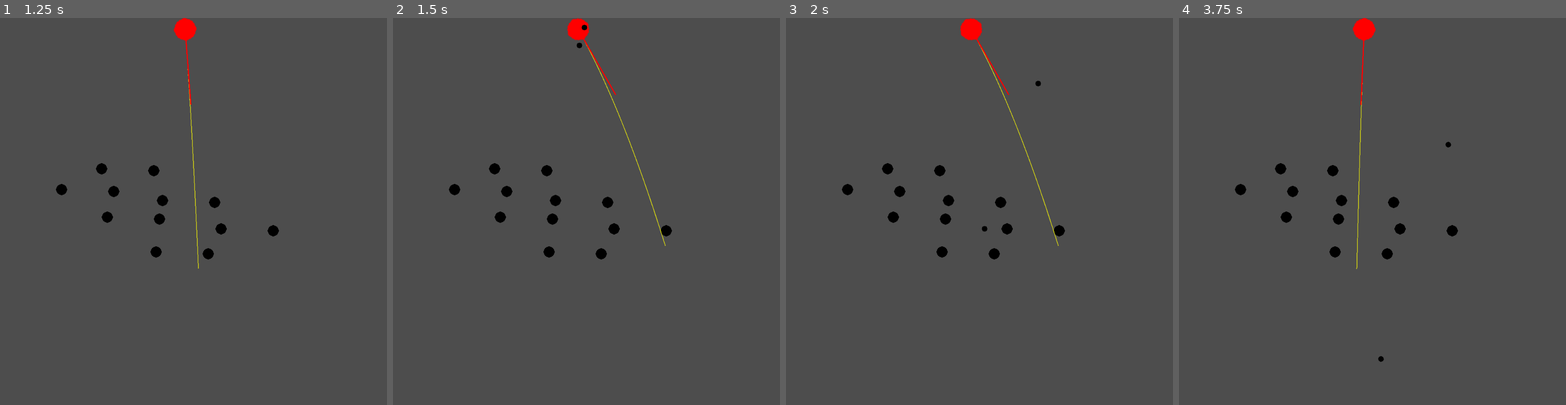
Above: before the commit, frames 1-4 (left to right).
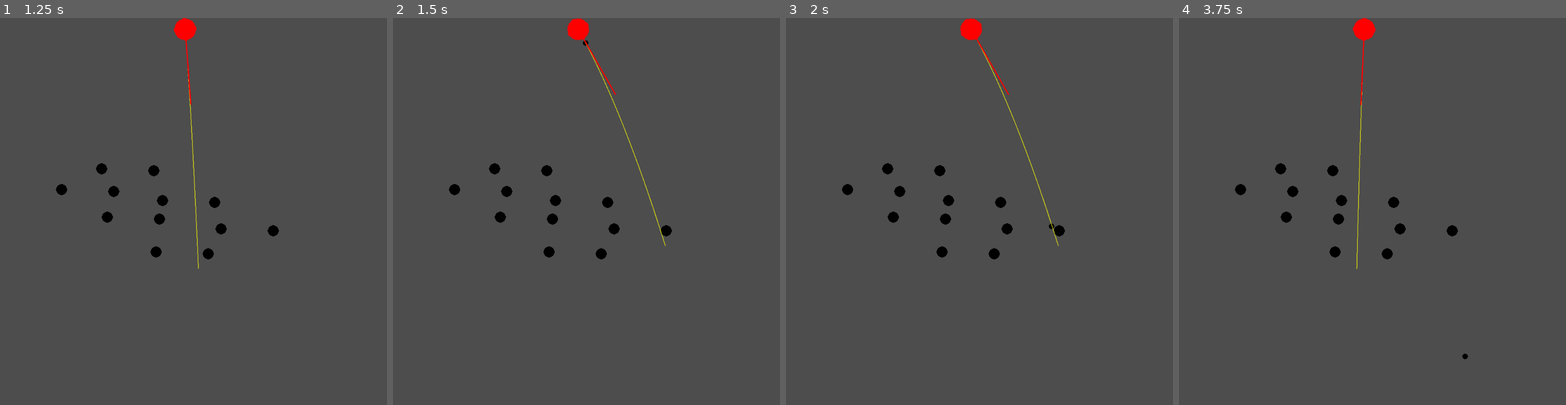
Above: after the commit, the same moments.

Repository: Temia116/Milkle_gamefart
Game: Godot game, scene res://title.tscn
Two runs of this game, one before a commit and one after it. Both use one fixed random seed, a clock stepped at 60 frames per second and the inputs below.
Inputs (mouse positions are in pixels of both pictures, inside the frame that each line leads up to):
- Up to frame 1 (1.25 s): click "PLAY" at 0.5 s
- Up to frame 2 (1.5 s): tap Enter at 1.25 s; move the mouse to (671, 192) at 1.27 s; click (671, 192) at 1.42 s
- Up to frame 3 (2 s): no input
- Up to frame 4 (3.75 s): move the mouse to (1295, 230) at 2.02 s; click (1295, 230) at 2.17 s; move the mouse to (1411, 126) at 2.77 s; click (1411, 126) at 2.92 s; move the mouse to (1353, 288) at 3.52 s; click (1353, 288) at 3.67 s

Frame 1 is identical in both runs. In frame 2, less than 0.1% of the frame differs, in the area x 47-51%, y 1-8%; in frame 3, less than 0.1%; in frame 4, less than 0.1%, in the area x 51-75%, y 32-89%.

Commit message:
Fixed Dupe Ball

Diff:
--- a/ball.tscn
+++ b/ball.tscn
@@ -7,12 +7,6 @@
 bounce = 0.7
 
 [sub_resource type="CircleShape2D" id="CircleShape2D_hgol0"]
-radius = 8.06226
-
-[sub_resource type="PhysicsMaterial" id="PhysicsMaterial_x8fbi"]
-bounce = 0.7
-
-[sub_resource type="CircleShape2D" id="CircleShape2D_cbx31"]
 radius = 8.06226
 
 [node name="Ball" type="RigidBody2D"]
@@ -25,13 +19,3 @@
 [node name="Sprite2D" type="Sprite2D" parent="."]
 scale = Vector2(0.503906, 0.503906)
 texture = ExtResource("1_x8fbi")
-
-[node name="Ball" type="RigidBody2D" parent="."]
-physics_material_override = SubResource("PhysicsMaterial_x8fbi")
-
-[node name="CollisionShape2D" type="CollisionShape2D" parent="Ball"]
-shape = SubResource("CircleShape2D_cbx31")
-
-[node name="Sprite2D" type="Sprite2D" parent="Ball"]
-scale = Vector2(0.503906, 0.503906)
-texture = ExtResource("1_x8fbi")
--- a/cannon.gd
+++ b/cannon.gd
@@ -38,11 +38,10 @@
 	update_aiming()
 	draw_aim_assistance()
 
-func _input(event):
+func _unhandled_input(event):
 	if event is InputEventMouseButton:
 		if event.button_index == MOUSE_BUTTON_LEFT and event.pressed and can_shoot:
 			shoot_ball()
-			get_viewport().set_input_as_handled()
 
 func update_aiming():
 	mouse_position = get_global_mouse_position()
Not shown: 1 places in ball.tscn that only renumber resources
